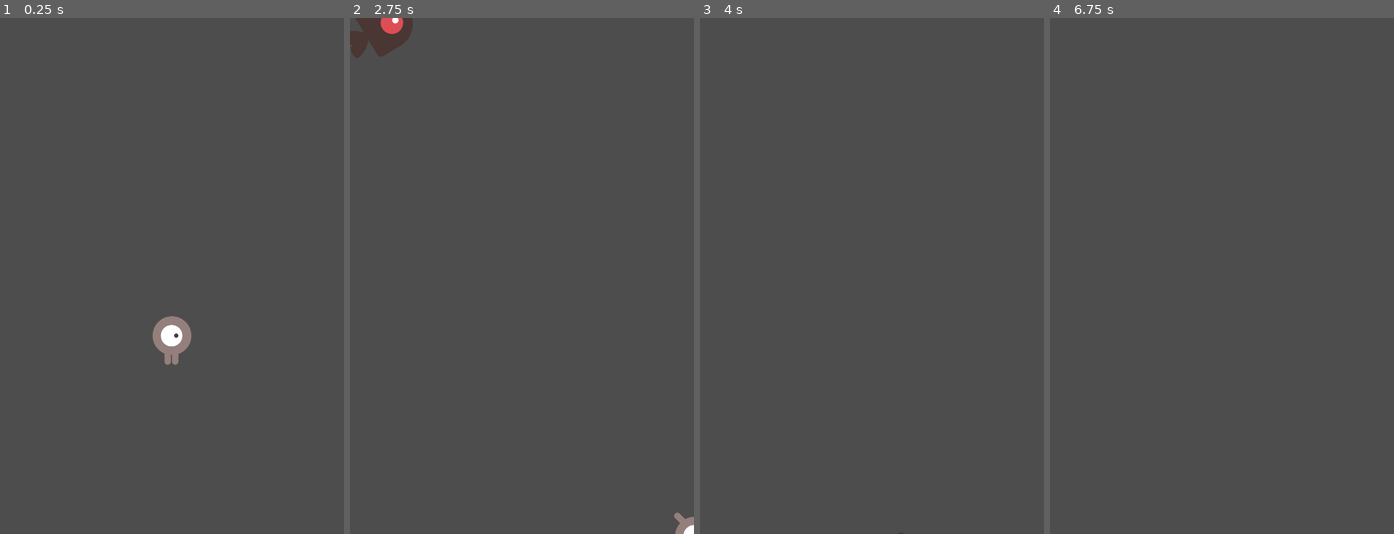
Above: before the commit, frames 1-4 (left to right).
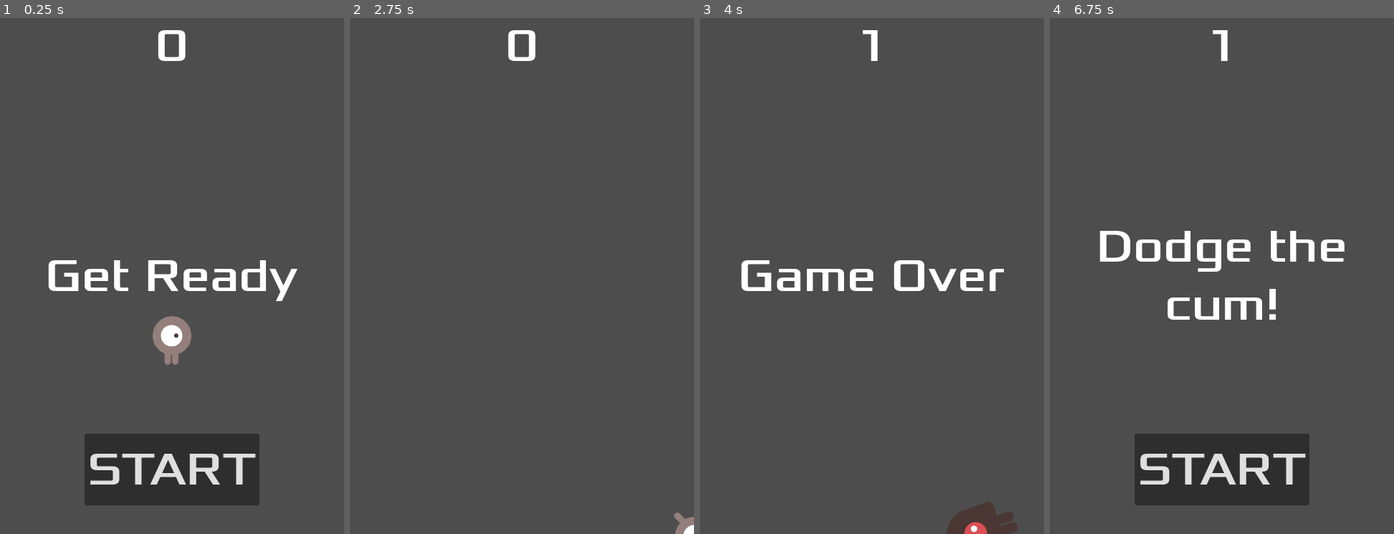
Above: after the commit, the same moments.

Repository: 420devilman420/godotDocument
Game: Godot game, scene res://main.tscn
The game is run twice, just before and just after one commit, with the same random seed, the same clock (stepped at 60 frames per second) and the same inputs.
Inputs (mouse positions are in pixels of both pictures, inside the frame that each line leads up to):
- Up to frame 1 (0.25 s): no input
- Up to frame 2 (2.75 s): click (522, 472) at 0.5 s, where only the run after the commit has a clickable "START"; tap Enter at 1.25 s; hold Right (move_right) 1.28-2.03 s; hold Down (move_down) from 2.03 s (still down)
- Up to frame 3 (4 s): release Down (move_down) at 2.78 s; hold Right (move_right) 2.78-3.53 s; hold Up (move_up) from 3.53 s (still down)
- Up to frame 4 (6.75 s): release Up (move_up) at 4.28 s; hold Left (move_left) 4.28-5.78 s; tap Space at 5 s; hold Down (move_down) 5.78-6.53 s; tap Enter at 6.5 s; hold Right (move_right) from 6.53 s (still down)

The runs differ from the first frame. In frame 1, 9.1% of the frame differs, in the area x 13-87%, y 2-95%; in frame 2, 1.3%; in frame 3, 2.7%; in frame 4, 9.6%, in the area x 14-86%, y 2-95%.

Commit message:
completed UI

Diff:
--- /dev/null
+++ b/hud.gd
@@ -0,0 +1,36 @@
+extends CanvasLayer
+
+signal start_game
+
+func _ready():
+	pass
+
+func show_message(text):
+	$Message.text = text
+	$Message.show()
+	$MessageTimer.start()
+
+func show_game_over():
+	show_message("Game Over")
+
+	await $MessageTimer.timeout
+
+	$Message.text = "Dodge the cum!"
+	$Message.show()
+
+	await get_tree().create_timer(1.0).timeout
+	$StartButton.show()
+
+func update_score(score):
+	print("HUD: updatescore")
+	print(score)
+	print(type_string(typeof((score))))
+	print(type_string(typeof((str(score)))))
+	$ScoreLabel.text = str(score)
+
+func _on_start_button_pressed():
+	$StartButton.hide()
+	start_game.emit()
+
+func _on_message_timer_timeout():
+	$Message.hide()
--- a/hud.tscn
+++ b/hud.tscn
@@ -1,10 +1,12 @@
-[gd_scene load_steps=2 format=3 uid="uid://dxeheh7c0k78r"]
+[gd_scene load_steps=3 format=3 uid="uid://dxeheh7c0k78r"]
 
 [ext_resource type="FontFile" uid="uid://bn37stm8wc8bi" path="res://fonts/Xolonium-Regular.ttf" id="1_37p78"]
+[ext_resource type="Script" uid="uid://3umjw656udi2" path="res://hud.gd" id="1_64ctp"]
 
 [node name="HUD" type="CanvasLayer"]
+script = ExtResource("1_64ctp")
 
-[node name="Score Label" type="Label" parent="."]
+[node name="ScoreLabel" type="Label" parent="."]
 anchors_preset = 10
 anchor_right = 1.0
 offset_bottom = 78.0
@@ -50,6 +52,9 @@
 theme_override_font_sizes/font_size = 64
 text = "START"
 
-[node name="Message Timer" type="Timer" parent="."]
+[node name="MessageTimer" type="Timer" parent="."]
 wait_time = 2.0
 one_shot = true
+
+[connection signal="pressed" from="StartButton" to="." method="_on_start_button_pressed"]
+[connection signal="timeout" from="MessageTimer" to="." method="_on_message_timer_timeout"]
--- a/main.gd
+++ b/main.gd
@@ -5,14 +5,23 @@
 func game_over():
 	$ScoreTimer.stop()
 	$MobTimer.stop()
+	$HUD.show_game_over()
 
 func new_game():
 	score = 0
 	$Player.start($StartPosition.position)
 	$StartTimer.start()
+	print("Calling updatescore")
+	print(score)
+	print(type_string(typeof(score)))
+	print(type_string(typeof((str(score)))))
+	$HUD.update_score(score)
+	$HUD.show_message("Get Ready")
+	get_tree().call_group("mobs", "queue_free")
 
 func _on_score_timer_timeout():
 	score += 1
+	$HUD.update_score(score)
 
 func _on_start_timer_timeout():
 	$MobTimer.start()
--- a/main.tscn
+++ b/main.tscn
@@ -1,8 +1,9 @@
-[gd_scene load_steps=5 format=3 uid="uid://bwwgo6emcvnj1"]
+[gd_scene load_steps=6 format=3 uid="uid://bwwgo6emcvnj1"]
 
 [ext_resource type="Script" uid="uid://cf4ctiry64oot" path="res://main.gd" id="1_0xm2m"]
 [ext_resource type="PackedScene" uid="uid://cyy7lbrls283c" path="res://player.tscn" id="1_ig7tw"]
 [ext_resource type="PackedScene" uid="uid://c8sl52pfvt3rj" path="res://mob.tscn" id="2_h2yge"]
+[ext_resource type="PackedScene" uid="uid://dxeheh7c0k78r" path="res://hud.tscn" id="4_1bvp3"]
 
 [sub_resource type="Curve2D" id="Curve2D_0xm2m"]
 _data = {
@@ -34,7 +35,10 @@
 [node name="MobSpawnLocation" type="PathFollow2D" parent="MobPath"]
 position = Vector2(8, 0)
 
+[node name="HUD" parent="." instance=ExtResource("4_1bvp3")]
+
 [connection signal="hit" from="Player" to="." method="game_over"]
 [connection signal="timeout" from="MobTimer" to="." method="_on_mob_timer_timeout"]
 [connection signal="timeout" from="ScoreTimer" to="." method="_on_score_timer_timeout"]
 [connection signal="timeout" from="StartTimer" to="." method="_on_start_timer_timeout"]
+[connection signal="start_game" from="HUD" to="." method="new_game"]
--- a/mob.tscn
+++ b/mob.tscn
@@ -48,7 +48,7 @@
 radius = 36.0
 height = 90.0
 
-[node name="Mob" type="RigidBody2D"]
+[node name="Mob" type="RigidBody2D" groups=["mobs"]]
 collision_mask = 0
 gravity_scale = 0.0
 script = ExtResource("1_1qmh0")
Not shown, added: hud.gd.uid
